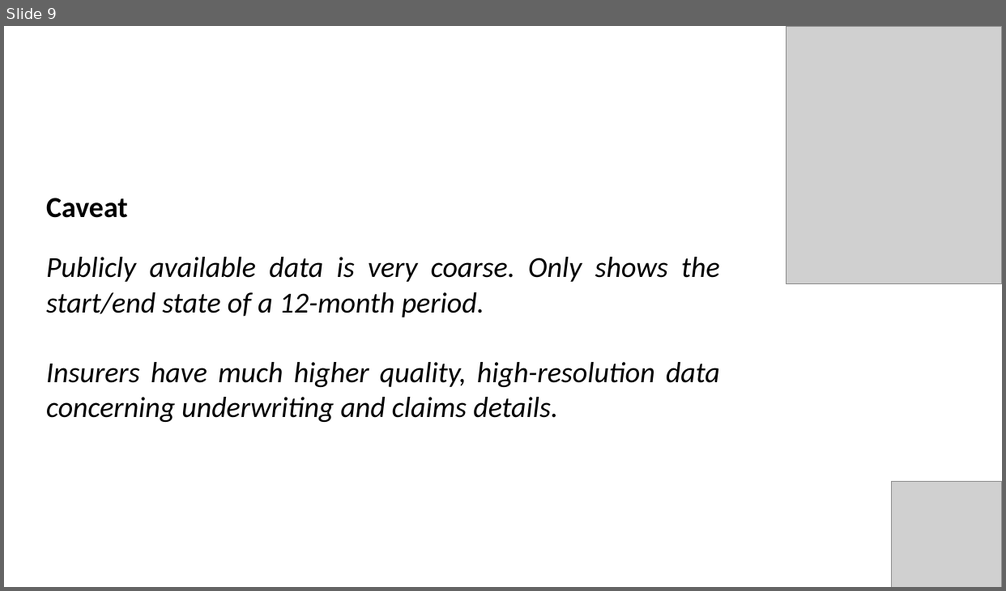
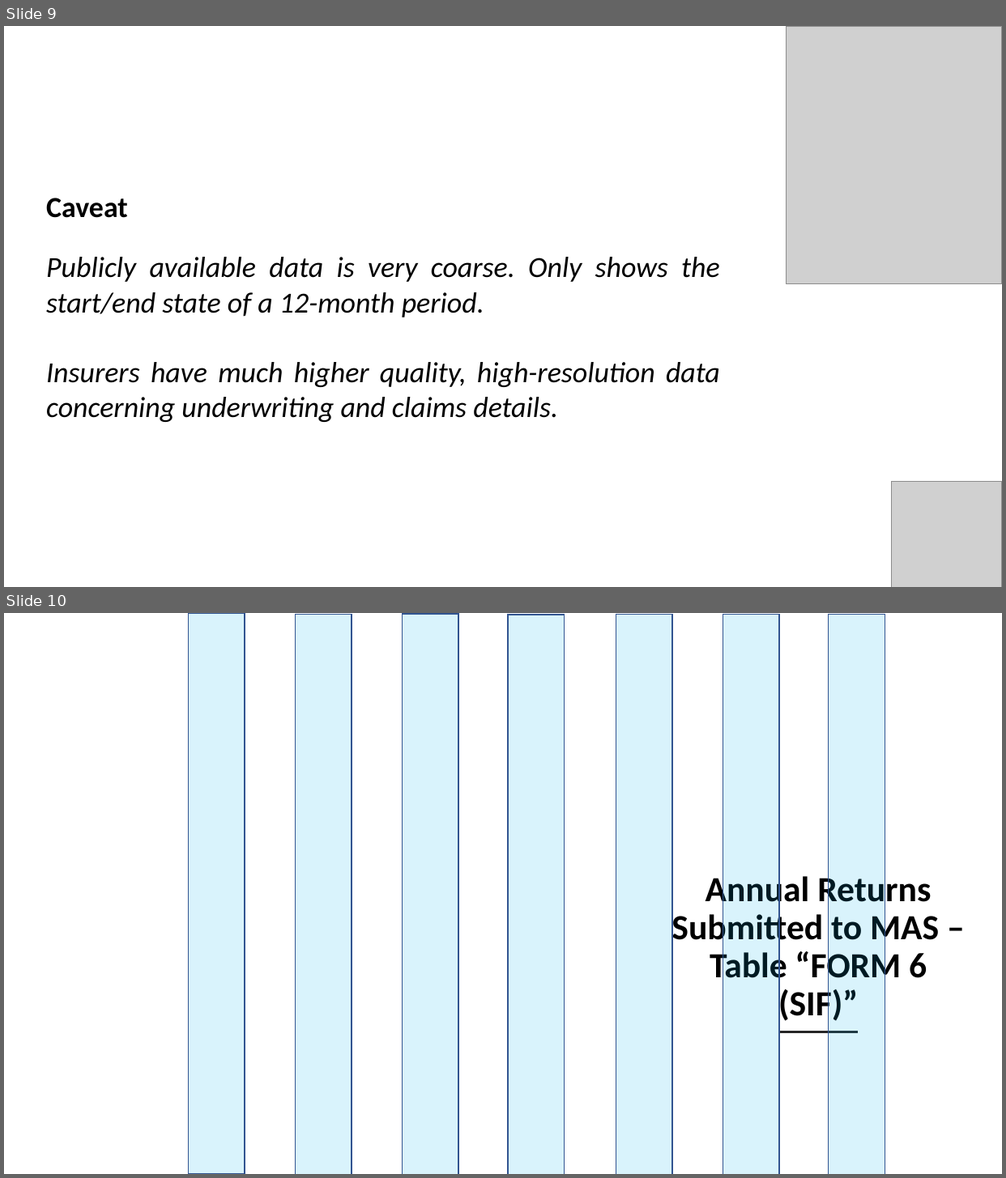
Before and after one commit to irwinwei73/GA-DSI-Capstone, a slide deck: Capstone_Final_Presentation.pptx. Shown one above the other, each under a label of ours: slide 9 before the commit, slides 9 and 10 after it. The pictures are 1006x591 and 1006x1178 pixels, drawn with LibreOffice and Linux fonts; fonts in the diff are those of the drawing; grey boxes stand for pictures; background and template pictures are left out. Boxes give left, top, right and bottom in pixels: in the first picture for what was removed or moved away, otherwise in the second. Text is boxed around its words. In the diff, an @@ line names an element or a change of style, - is before the commit and + after.

```diff
--- a/Capstone_Final_Presentation.pptx
+++ b/Capstone_Final_Presentation.pptx
@@ slide 10 added at [4,613,1002,1174], background picture (left out) @@
@@ rectangle added at [188,613,245,1174], fill #00B0F0 at 15% opacity, outline #325491 1 pt @@
@@ rectangle added at [296,614,351,1174], fill #00B0F0 at 15% opacity, outline #325491 1 pt @@
@@ rectangle added at [403,614,458,1174], fill #00B0F0 at 15% opacity, outline #325491 1 pt @@
@@ rectangle added at [508,615,564,1174], fill #00B0F0 at 15% opacity, outline #325491 1 pt @@
@@ rectangle added at [616,615,671,1174], fill #00B0F0 at 15% opacity, outline #325491 1 pt @@
@@ rectangle added at [722,615,779,1174], fill #00B0F0 at 15% opacity, outline #325491 1 pt @@
@@ rectangle added at [829,615,885,1174], fill #00B0F0 at 15% opacity, outline #325491 1 pt @@
@@ freeform shape added at [617,799,1002,1174], fill #FFFFFF at 70% opacity @@
@@ text added at [671,872,939,1024], 34 pt, text #000000, bold @@
+Annual Returns Submitted to MAS – Table “FORM 6 (SIF)”
@@ line added from (780, 1033) to (857, 1033), #262626 2 pt @@
```
Also in this commit, not shown: 6 slides changed, 4 other slides added.
